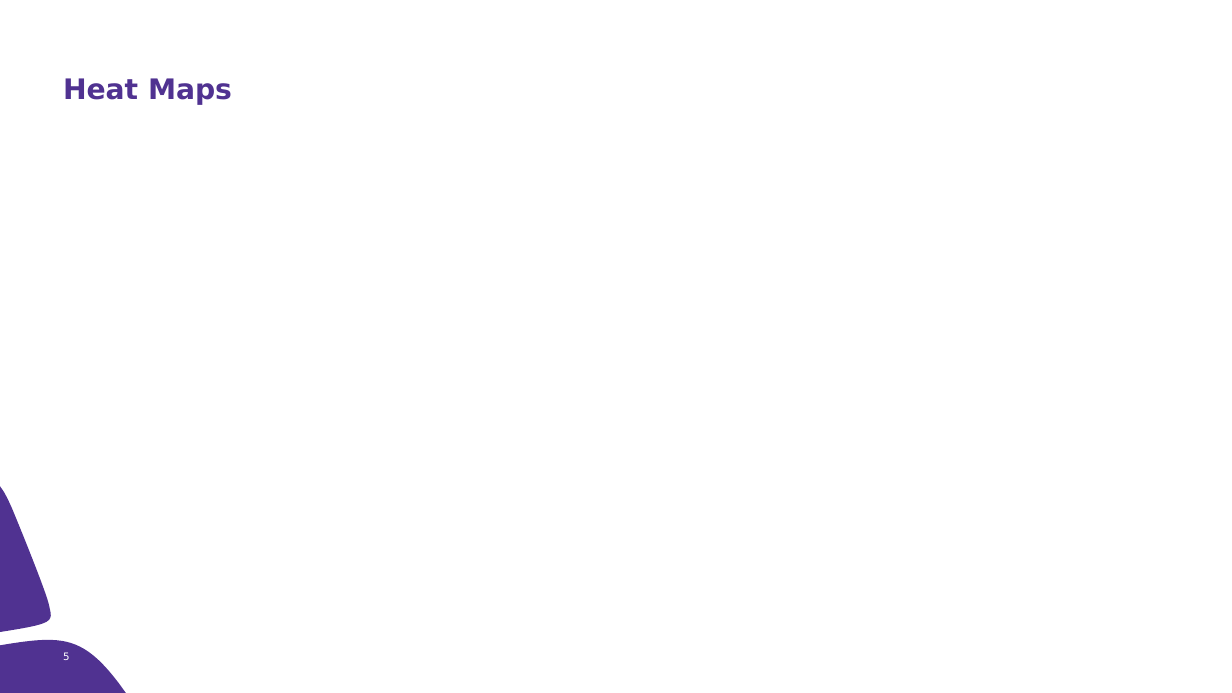
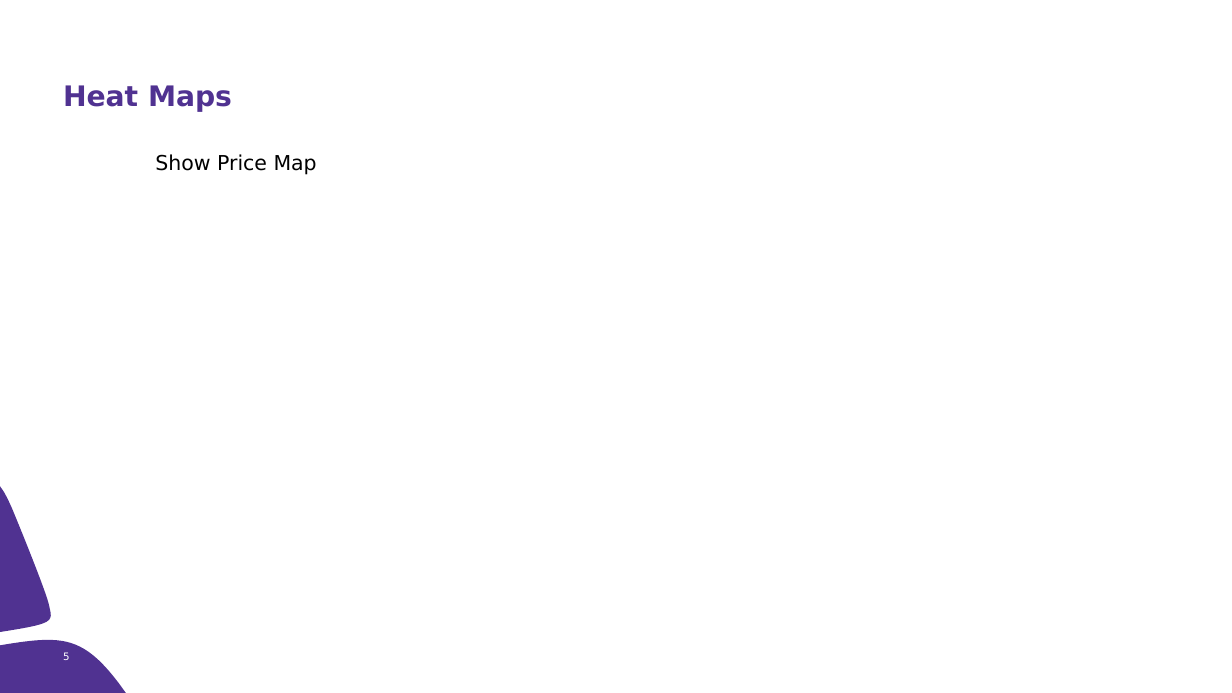
Before and after one commit to christinemazur/project1, a slide deck: slide 5 of AirBNB.pptx. Drawn at 1232x693 pixels with LibreOffice and Linux fonts; fonts in the diff are those of the drawing. Boxes give left, top, right and bottom in pixels: in the first picture for what was removed or moved away, otherwise in the second. Text is boxed around its words. In the diff, an @@ line names an element or a change of style, - is before the commit and + after.

```diff
--- a/AirBNB.pptx
+++ b/AirBNB.pptx
@@ title "Heat Maps" moved from (x1=63, y1=78, x2=232, y2=105) to (x1=63, y1=85, x2=232, y2=112) @@
@@ text added at (x1=155, y1=154, x2=317, y2=175), 16 pt, text #000000 @@
+Show Price Map
```
Also in this commit, not shown: 5 other slides changed.
